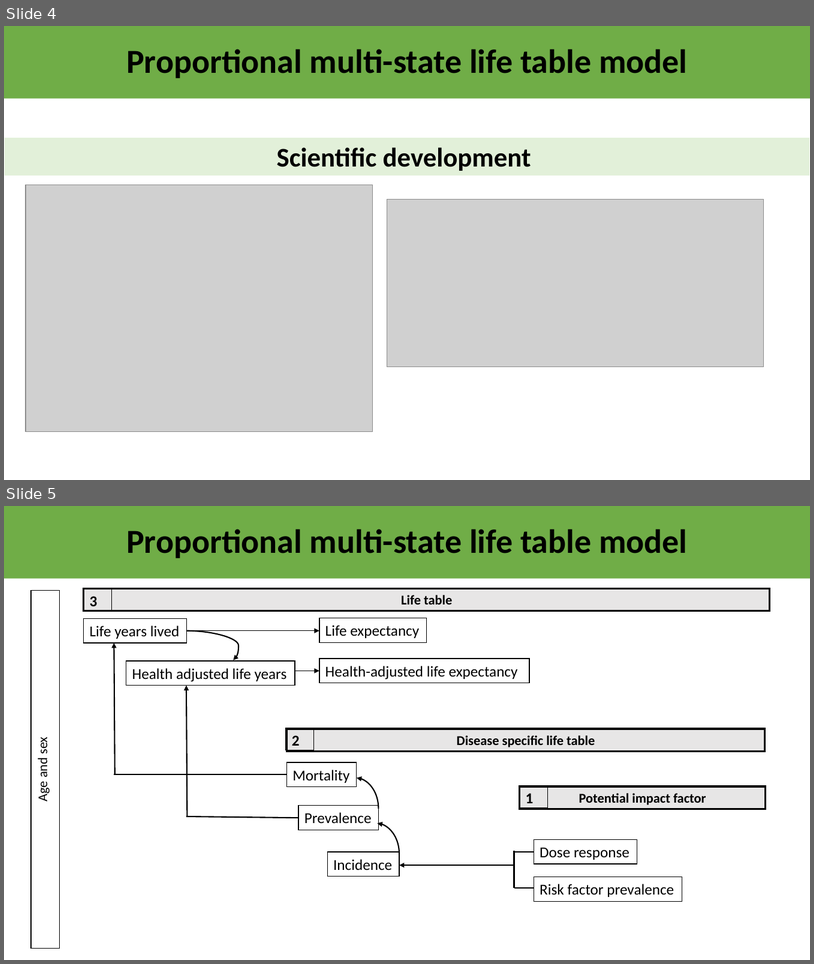
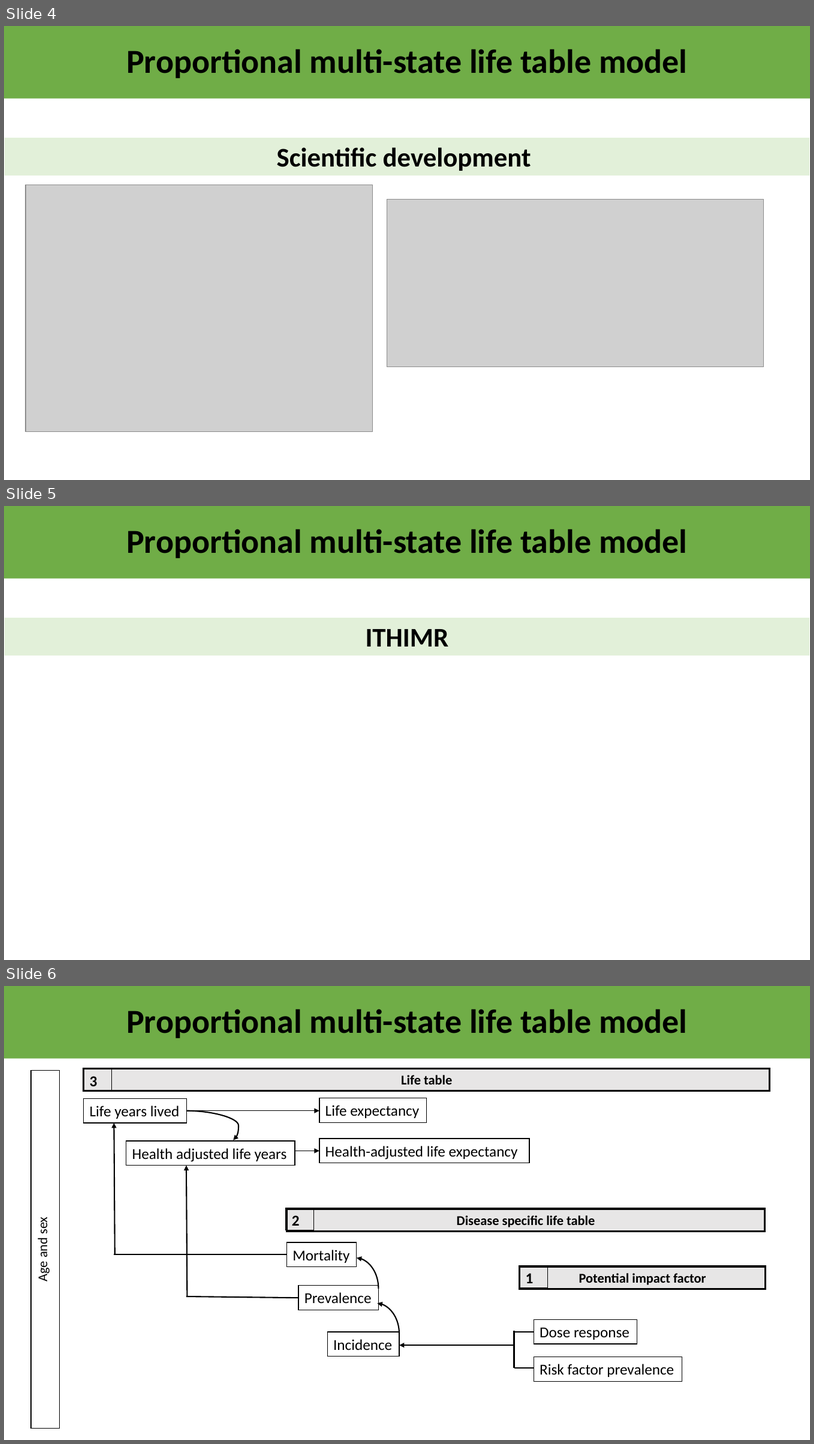
Before and after one commit to ITHIM/ITHIM-R, a slide deck: MSLT/structure/PMSLTframeworkV2.pptx. Shown one above the other, each under a label of ours: slides 4 and 5 before the commit, slides 4, 5 and 6 after it. The pictures are 814x964 and 814x1444 pixels, drawn with LibreOffice and Linux fonts; fonts in the diff are those of the drawing; grey boxes stand for pictures. Boxes give left, top, right and bottom in pixels: in the first picture for what was removed or moved away, otherwise in the second. Text is boxed around its words. In the diff, an @@ line names an element or a change of style, - is before the commit and + after.

```diff
--- a/MSLT/structure/PMSLTframeworkV2.pptx
+++ b/MSLT/structure/PMSLTframeworkV2.pptx
@@ slide 5 added at (4,506,810,960), background #FFFFFF @@
@@ title added at (4,506,810,579), fill #70AD47, 40 pt, text #000000, bold @@
+Proportional multi-state life table model
@@ rectangle added at (4,617,810,655), fill #E2F0D9, outline #FFFFFF 1 pt, 32 pt, text #000000, bold @@
+ITHIMR
@@ what was slide 5 is now slide 6 @@
```
Also in this commit, not shown: 3 slides changed, 1 other slide added, 1 slide removed, 2 other files.
